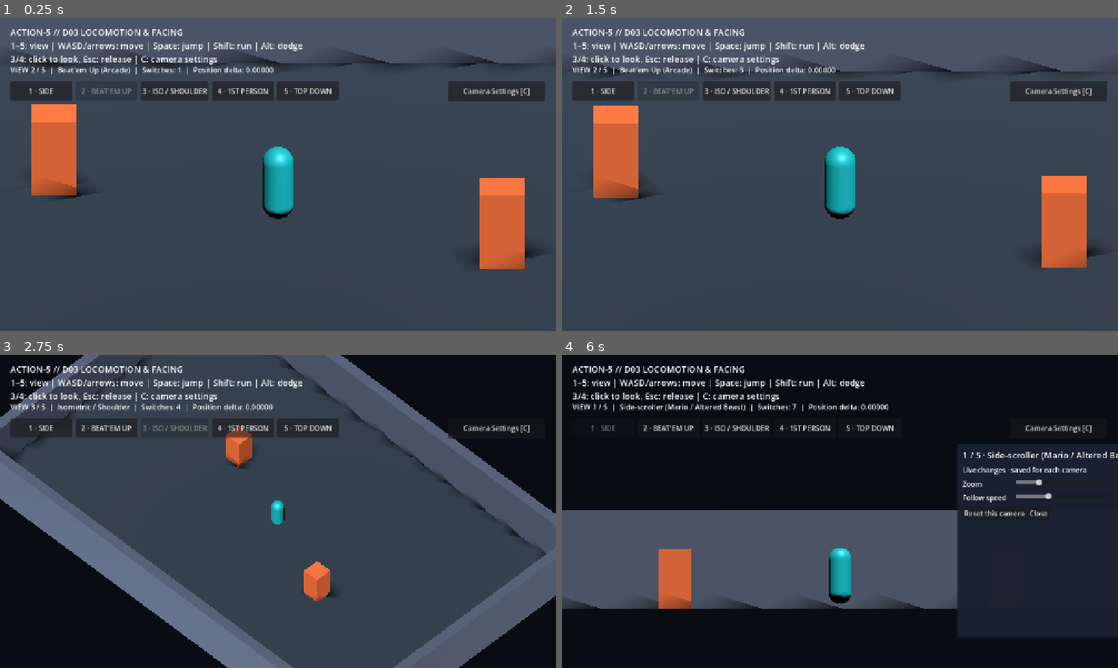
Above: before the commit, frames 1-4 (two rows, left to right).
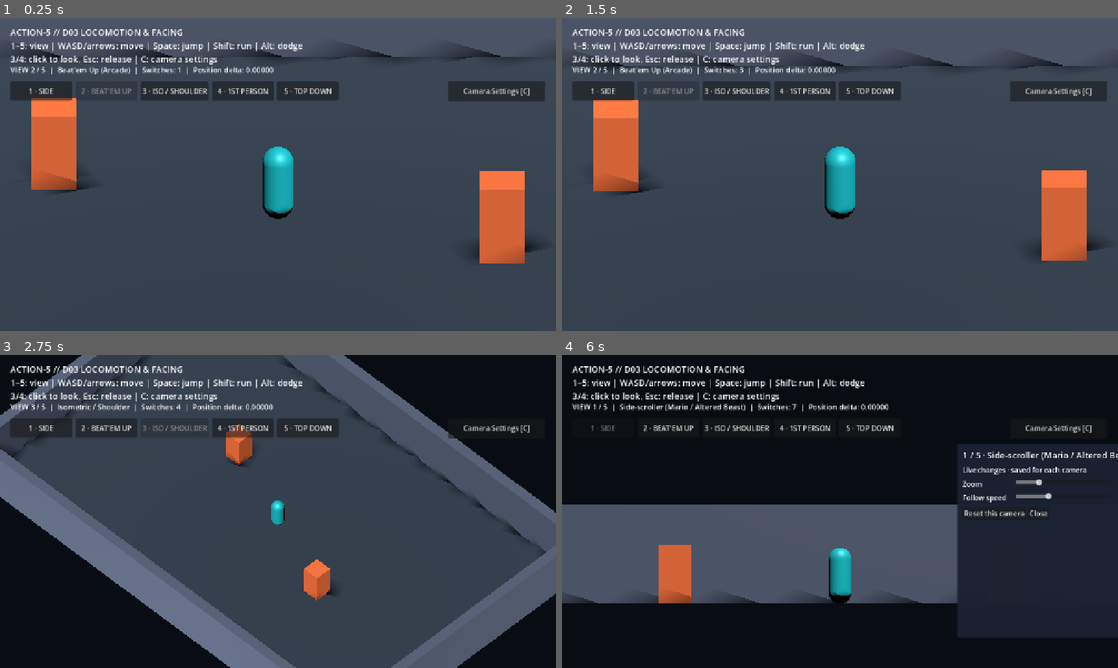
Above: after the commit, the same moments.

Repository: bravado/ACTION-5
Game: Godot game, scene res://demo/main.tscn
Two runs of this game, one before a commit and one after it. Both use one fixed random seed, a clock stepped at 60 frames per second and the inputs below.
Inputs (mouse positions are in pixels of both pictures, inside the frame that each line leads up to):
- Up to frame 1 (0.25 s): no input
- Up to frame 2 (1.5 s): click "1 · SIDE" at 0.5 s; click "2 · BEAT'EM UP" at 1.25 s
- Up to frame 3 (2.75 s): click "3 · ISO / SHOULDER" at 2 s
- Up to frame 4 (6 s): click "4 · 1ST PERSON" at 2.75 s; click "5 · TOP DOWN" at 3.5 s; click "Camera Settings [C]" at 4.25 s; click "Reset this camera" at 5 s; move the mouse to (962, 495) at 5.77 s; hold D from 5.78 s (still down); tap 1 (view_1) at 5.85 s; click (962, 495) at 5.92 s

The runs differ from the first frame. In frame 1, 2.7% of the frame differs, in the area x 2-97%, y 8-81%; in frame 2, 2.4%; in frame 3, 1.7%; in frame 4, 2.9%, in the area x 0-72%, y 47-82%.
Error before the commit: Trying to assign value of type 'Node3D' to a variable of type 'facing_presenter.gd'. (res://addons/action5/actor/action_actor.gd:12)
Error after the commit: Invalid access to property or key 'enabled' on a base object of type 'null instance'. (res://demo/main.gd:32)

Commit message:
feat(d03): compose authoritative actor from locomotion and visual-facing nodes

Diff:
--- a/demo/player.tscn
+++ b/demo/player.tscn
@@ -1,6 +1,8 @@
-[gd_scene load_steps=6 format=3]
+[gd_scene load_steps=8 format=3]
 
 [ext_resource type="Script" path="res://demo/player.gd" id="1_script"]
+[ext_resource type="Script" path="res://addons/action5/actor/locomotion.gd" id="2_locomotion"]
+[ext_resource type="Script" path="res://addons/action5/actor/facing_presenter.gd" id="3_facing"]
 
 [sub_resource type="CapsuleShape3D" id="CapsuleShape3D_body"]
 radius = 0.35
@@ -30,7 +32,11 @@
 position = Vector3(0, 0.85, 0)
 shape = SubResource("CapsuleShape3D_body")
 
+[node name="Locomotion" type="Node" parent="."]
+script = ExtResource("2_locomotion")
+
 [node name="Visual" type="Node3D" parent="."]
+script = ExtResource("3_facing")
 
 [node name="Body" type="MeshInstance3D" parent="Visual"]
 position = Vector3(0, 0.85, 0)
